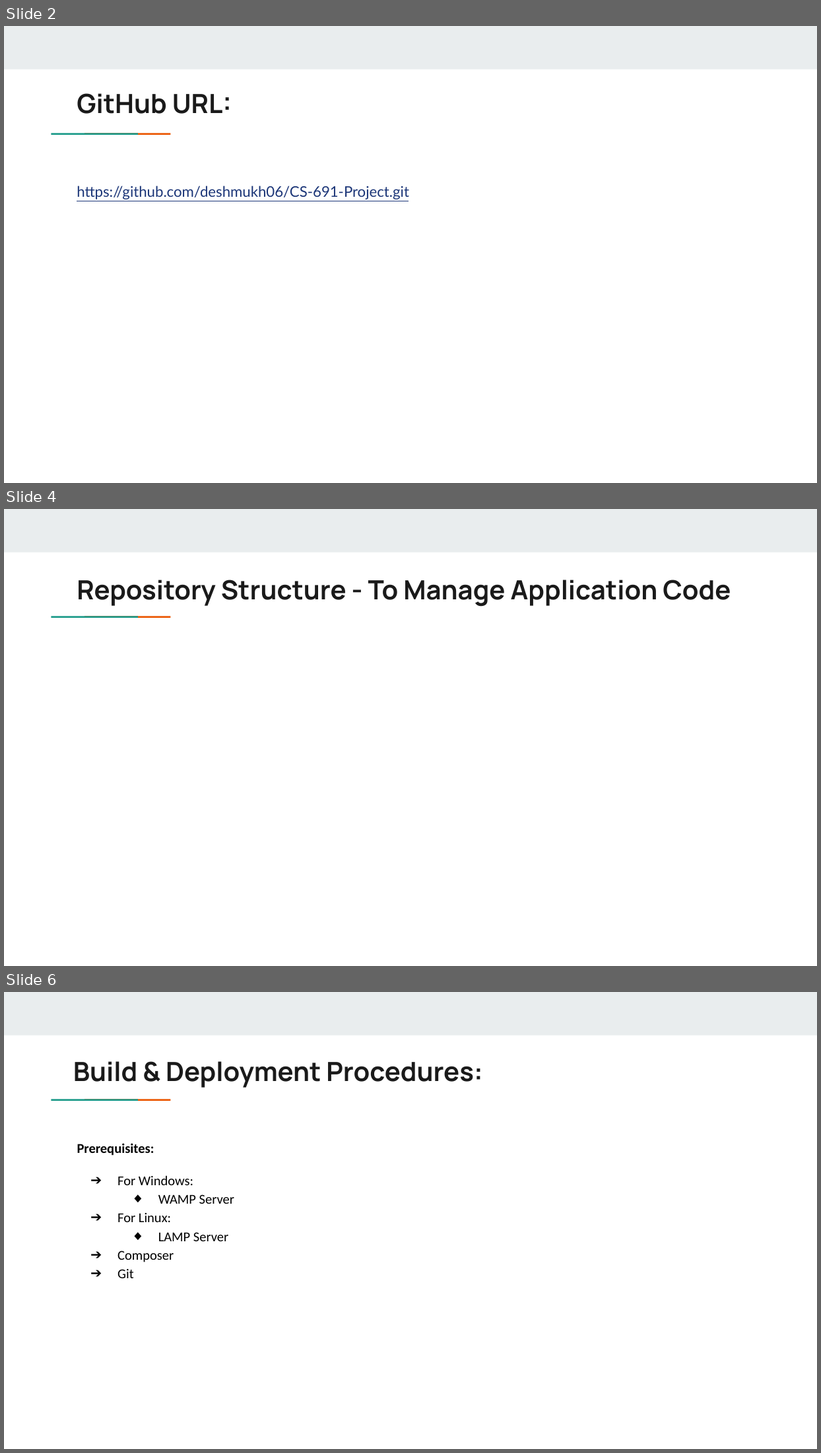
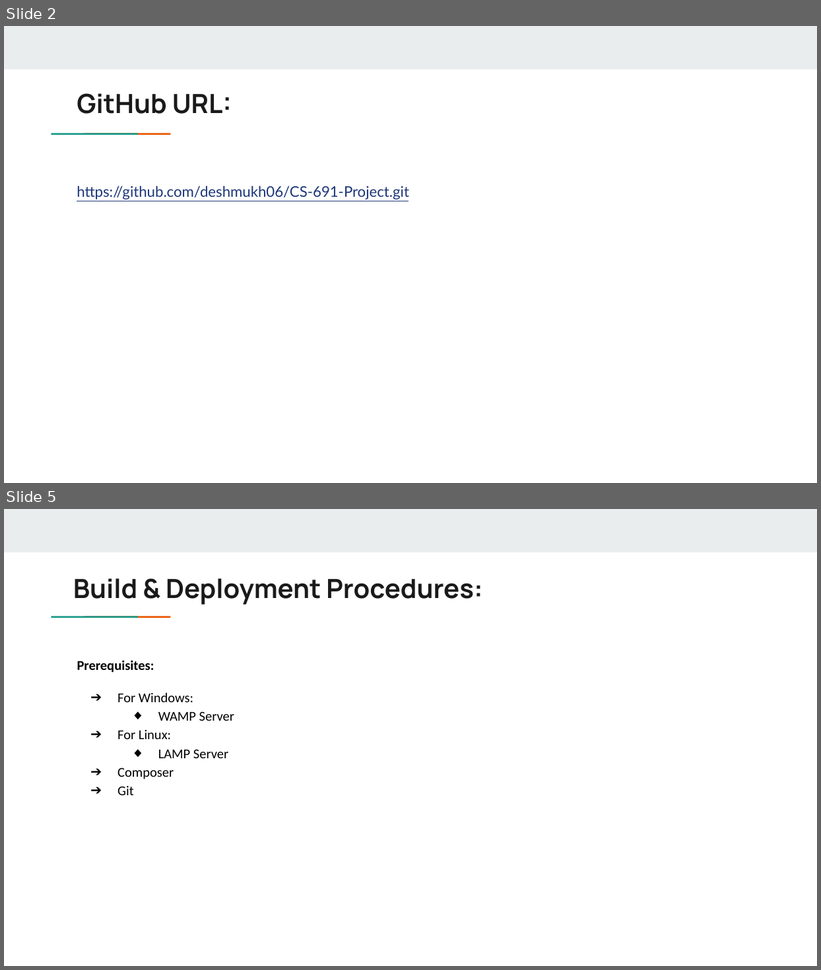
Before and after one commit to deshmukh06/CS-691-Project, a slide deck: Release 1 (I1 & I2)/R1.I1 Final Deliverables/11. Github slides & code sample.pptx. Shown one above the other, each under a label of ours: slides 2, 4 and 6 before the commit, slides 2 and 5 after it; the slides between them are not shown. The pictures are 821x1453 and 821x970 pixels, drawn with LibreOffice and Linux fonts; fonts in the diff are those of the drawing. Boxes give left, top, right and bottom in pixels: in the first picture for what was removed or moved away, otherwise in the second. Text is boxed around its words. In the diff, an @@ line names an element or a change of style, - is before the commit and + after.

```diff
--- a/Release 1 (I1 & I2)/R1.I1 Final Deliverables/11. Github slides & code sample.pptx
+++ b/Release 1 (I1 & I2)/R1.I1 Final Deliverables/11. Github slides & code sample.pptx
@@ slide 4 removed at (4,509,817,966), background #FFFFFF; not listed: 3 template elements that a slide beside it also shows @@
@@ title removed at (77,580,731,607) @@
-Repository Structure - To Manage Application Code
@@ what was slide 6 is now slide 5 @@
```
Also in this commit, not shown: 2 slides changed.
